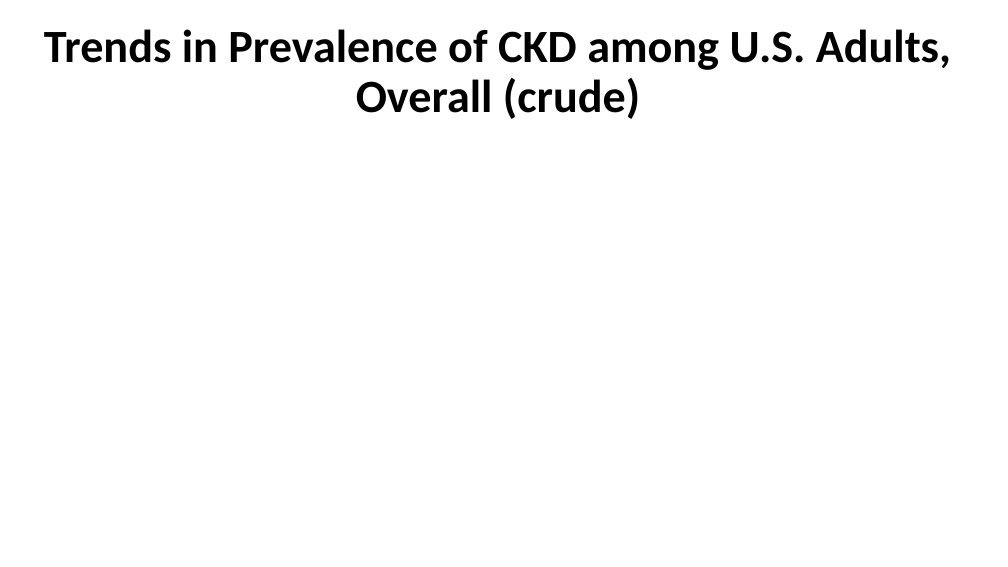
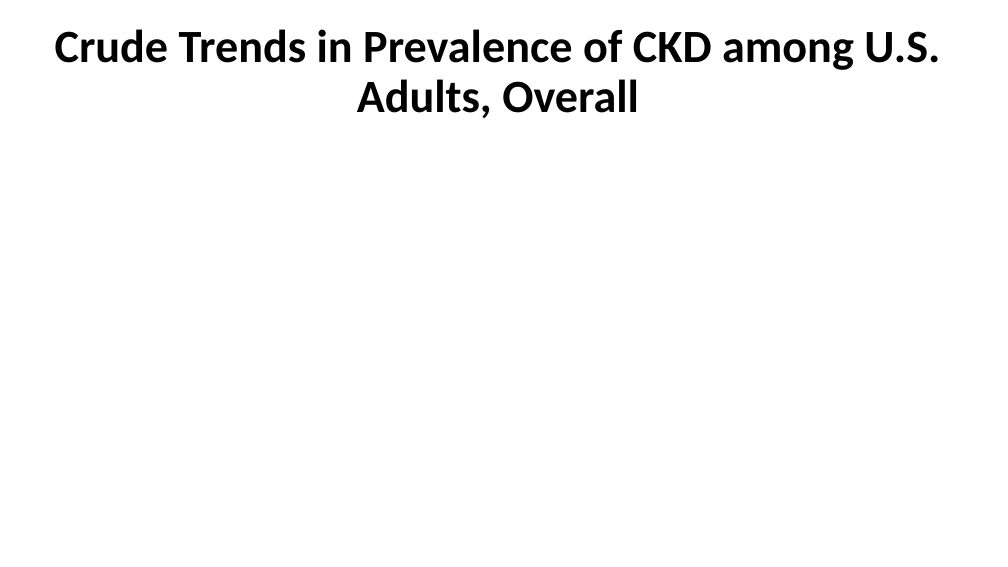
Before and after one commit to CDCgov/nccdphp-ddt-kdss, a slide deck: slide 2 of CKDSurveillance/PPT/Q9.pptx. Drawn at 1008x567 pixels with LibreOffice and Linux fonts; fonts in the diff are those of the drawing; background and template pictures are left out. Boxes give left, top, right and bottom in pixels: in the first picture for what was removed or moved away, otherwise in the second. Text is boxed around its words. In the diff, an @@ line names an element or a change of style, - is before the commit and + after.

```diff
--- a/CKDSurveillance/PPT/Q9.pptx
+++ b/CKDSurveillance/PPT/Q9.pptx
@@ title at box(55, 29, 940, 118): text changed @@
-Trends in Prevalence of CKD among U.S. Adults, Overall (crude)
+Crude Trends in Prevalence of CKD among U.S. Adults, Overall
```
Also in this commit, not shown: 10 other slides changed, 6 other files.
